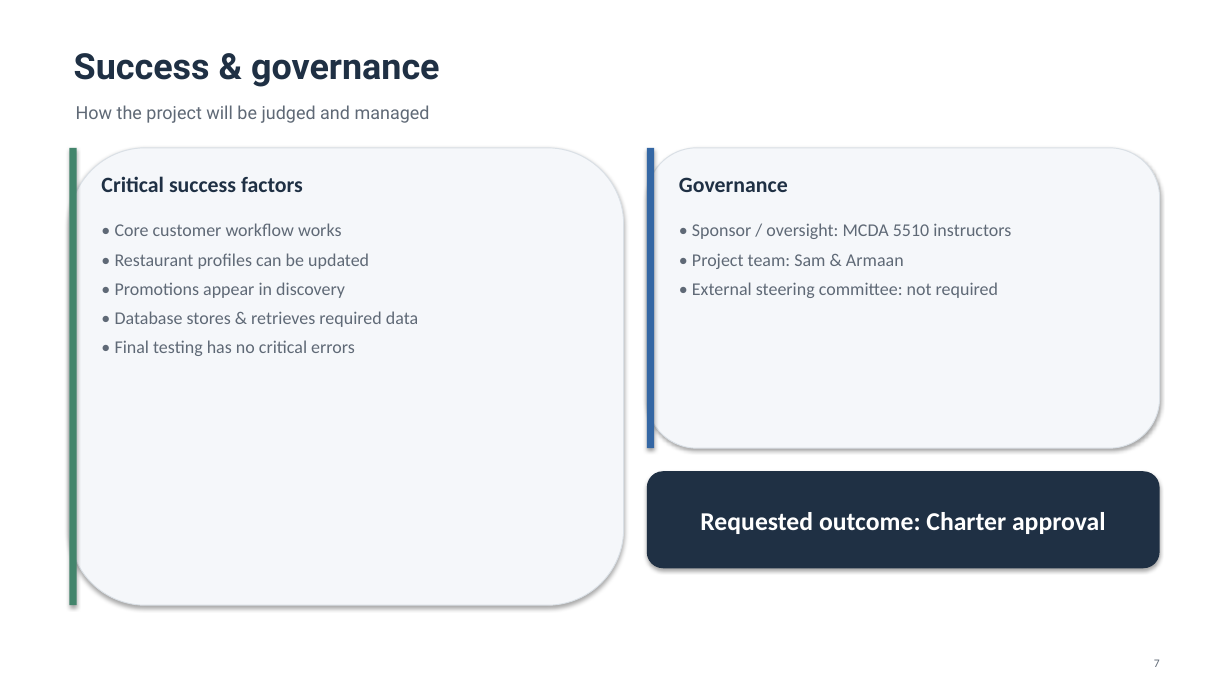
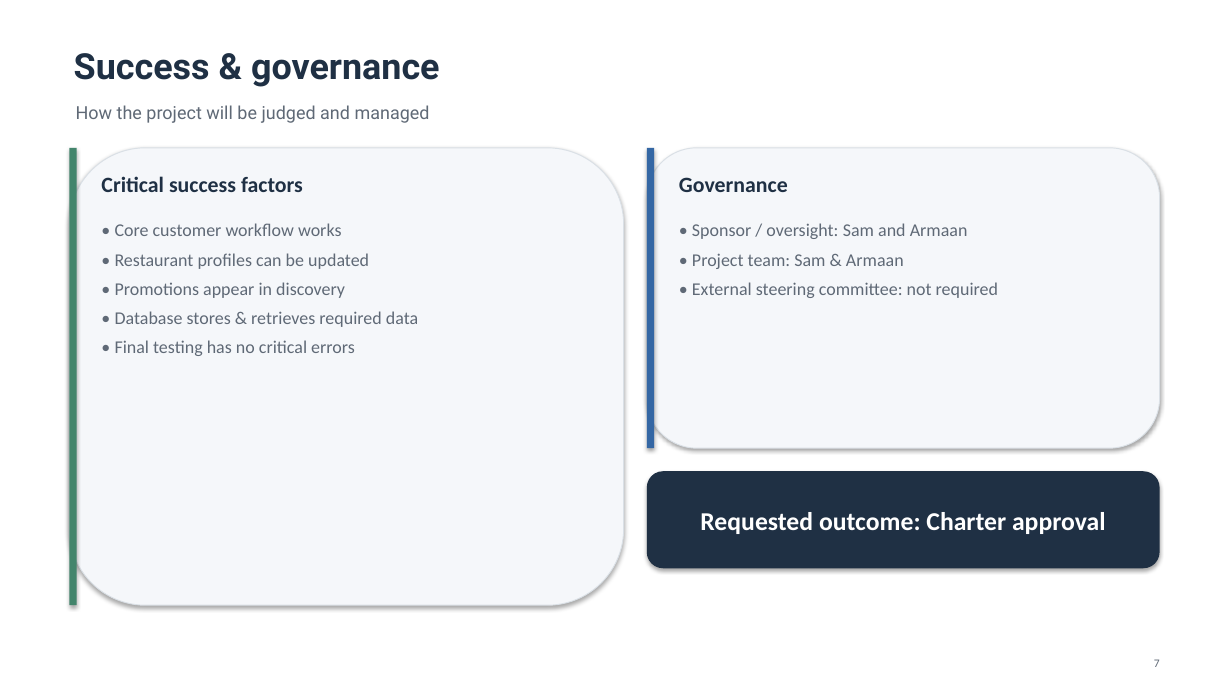
Before and after one commit to armaanrajwani/Hostit, a slide deck: slide 7 of HostIt_Project_Charter_Pitch.pptx. Drawn at 1232x693 pixels with LibreOffice and Linux fonts; fonts in the diff are those of the drawing. Boxes give left, top, right and bottom in pixels: in the first picture for what was removed or moved away, otherwise in the second. Text is boxed around its words. In the diff, an @@ line names an element or a change of style, - is before the commit and + after.

```diff
--- a/HostIt_Project_Charter_Pitch.pptx
+++ b/HostIt_Project_Charter_Pitch.pptx
@@ text at (x1=692, y1=223, x2=968, y2=239): text changed @@
-• Sponsor / oversight: MCDA 5510 instructors
+• Sponsor / oversight: Sam and Armaan
```
Also in this commit, not shown: 2 other slides changed, 1 other file.
